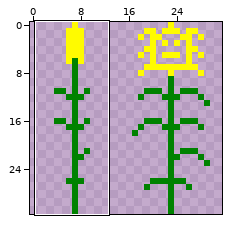
Pixel-art sprite, stored at assets/images/plant.png. The first picture is a wide view before the edit; the outline marks the close-up.
Close-up. Earlier state:
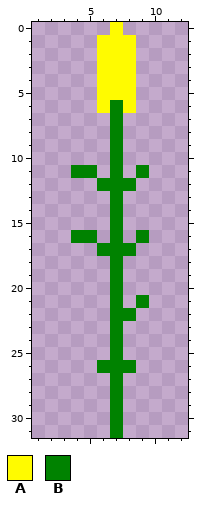
The file is 32x32 pixels. Shown: x 1..12, y 0..31. The commit also changed other parts of the picture, which this record leaves out.
Palette (. is transparent): A #fffb00  B #008200
Pixels before, first column x 4:
 0 ...A..
 1 ..AAA.
 2 ..AAA.
 3 ..AAA.
 4 ..AAA.
 5 ..AAA.
 6 ..ABA.
 7 ...B..
 8 ...B..
 9 ...B..
10 ...B..
11 BB.B.B
12 ..BBB.
13 ...B..
14 ...B..
15 ...B..
16 BB.B.B
17 ..BBB.
18 ...B..
19 ...B..
20 ...B..
21 ...B.B
22 ...BB.
23 ...B..
24 ...B..
25 ...B..
26 ..BBB.
27 ...B..
28 ...B..
29 ...B..
30 ...B..
31 ...B..
After the commit:
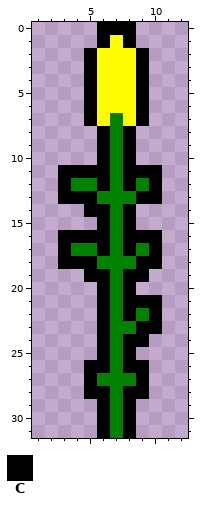
Colours new in this view: C #000000
Difference:
Changed rows in their new state; - is an unchanged pixel.
first column x 3:
 0 ---CCC--
 1 ---C-C--
 2 --C---C-
 3 --C---C-
 4 --C---C-
 5 --C---C-
 6 --C-A-C-
 7 --CA-AC-
 8 ---C-C--
 9 ---C-C--
10 ---C-C--
11 CCCC-CCC
12 CBBC-CBC
13 CCCB-BCC
14 --CC-C--
15 ---C-C--
16 CCCC-CCC
17 CBBC-CBC
18 CCCB-BCC
19 --CC-CC-
20 ---C-C--
21 ---C-CCC
22 ---C-CBC
23 ---C-BCC
24 ---C-CC-
25 ---C-C--
26 --CC-CC-
27 --CB-BC-
28 --CC-CC-
29 ---C-C--
30 ---C-C--
31 ---C-C--
